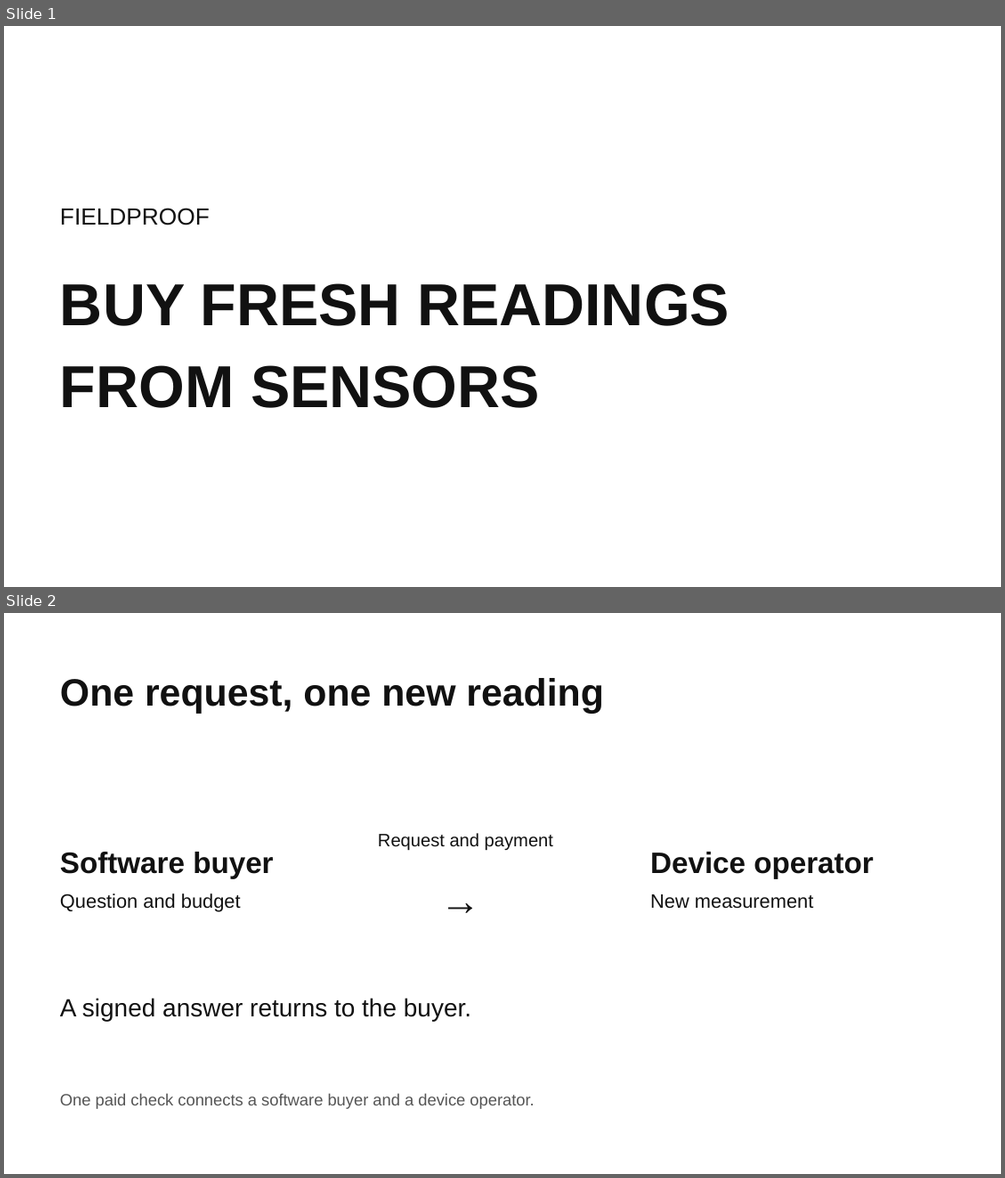
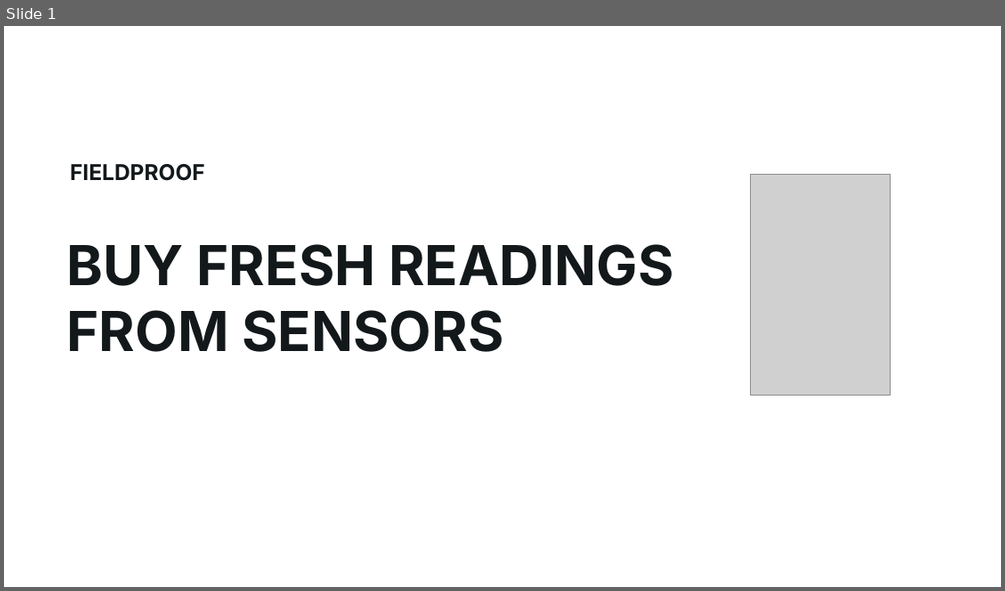
Before and after one commit to epicexcelsior/fieldproof, a slide deck: docs/competition/fieldproof-pitch.pptx. Shown one above the other, each under a label of ours: slides 1 and 2 before the commit, slide 1 after it. The pictures are 1005x1178 and 1005x591 pixels, drawn with LibreOffice and Linux fonts; fonts in the diff are those of the drawing; grey boxes stand for pictures. Boxes give left, top, right and bottom in pixels: in the first picture for what was removed or moved away, otherwise in the second. Text is boxed around its words. In the diff, an @@ line names an element or a change of style, - is before the commit and + after.

```diff
--- a/docs/competition/fieldproof-pitch.pptx
+++ b/docs/competition/fieldproof-pitch.pptx
@@ slide 2 removed at bbox=[4, 613, 1001, 1174], background #FFFFFF @@
@@ text removed at bbox=[60, 678, 604, 714] @@
-One request, one new reading
@@ text removed at bbox=[60, 852, 273, 879] @@
-Software buyer
@@ text removed at bbox=[378, 833, 553, 851] @@
-Request and payment
@@ text removed at bbox=[650, 852, 874, 879] @@
-Device operator
@@ text removed at bbox=[440, 868, 514, 926] @@
-→
@@ text removed at bbox=[60, 893, 241, 912] @@
-Question and budget
@@ text removed at bbox=[650, 894, 813, 908] @@
-New measurement
@@ text removed at bbox=[60, 997, 471, 1021] @@
-A signed answer returns to the buyer.
@@ text removed at bbox=[60, 1093, 534, 1109] @@
-One paid check connects a software buyer and a device operator.
@@ slide 1 changed as well @@
@@ text "FIELDPROOF": place and size @@
-text "FIELDPROOF" at bbox=[60, 208, 210, 225]
+text "FIELDPROOF" at bbox=[70, 164, 205, 181]
@@ text "FIELDPROOF" at bbox=[70, 164, 205, 181]: size 22.5 to 21 pt, font Arial to Inter, text colour #111111 to #13181B, bold on; line spacing 1.15 to 1 @@
@@ picture added at bbox=[751, 175, 890, 394] @@
@@ text "BUY FRESH READINGS": place and size @@
-text "BUY FRESH READINGS" at bbox=[60, 283, 729, 408]
+text "BUY FRESH READINGS" at bbox=[67, 244, 673, 352]
@@ text "BUY FRESH READINGS" at bbox=[67, 244, 673, 352]: size 57 to 53 pt, font Arial to Inter, text colour #111111 to #13181B; line spacing 1.15 to 1 @@
```
Also in this commit, not shown: 1 other slide changed, 3 slides added, 2 other slides removed, 19 other files.
